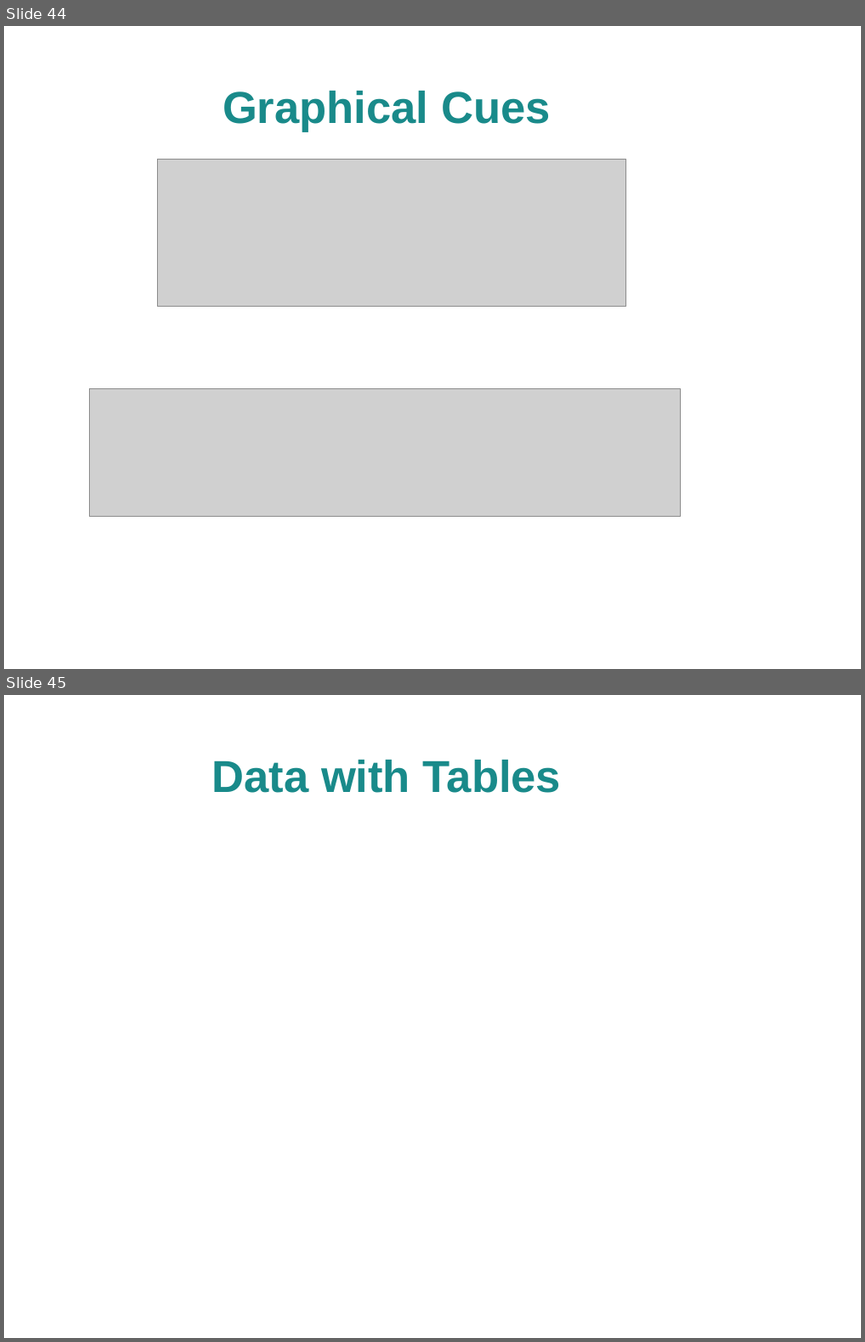
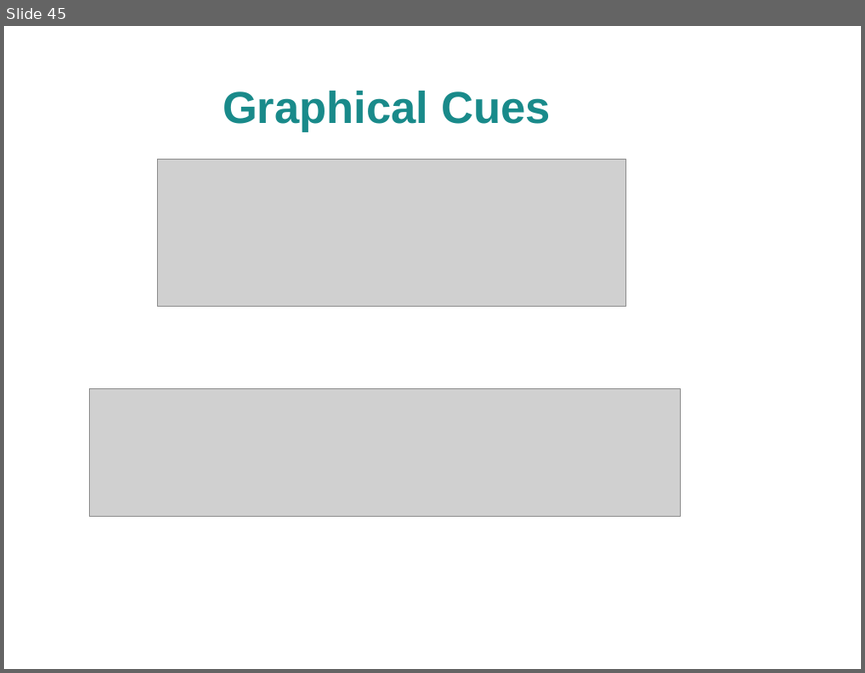
Before and after one commit to spellbindguy/Web-Development, a slide deck: Lectures/03 HTML/HTML.odp. Shown one above the other, each under a label of ours: slides 44 and 45 before the commit, slide 45 after it. The pictures are 865x1342 and 865x673 pixels, drawn with LibreOffice and Linux fonts; fonts in the diff are those of the drawing; grey boxes stand for pictures; background and template pictures are left out. Boxes give left, top, right and bottom in pixels: in the first picture for what was removed or moved away, otherwise in the second. Text is boxed around its words. In the diff, an @@ line names an element or a change of style, - is before the commit and + after.

```diff
--- a/Lectures/03 HTML/HTML.odp
+++ b/Lectures/03 HTML/HTML.odp
@@ slide 45 removed at bbox=[4, 695, 861, 1338], background picture (left out) @@
@@ title removed at bbox=[211, 760, 562, 793] @@
-Data with Tables
@@ what was slide 44 is now slide 45 @@
```
Also in this commit, not shown: 20 slides added, 1 other slide removed, 3 other files.
